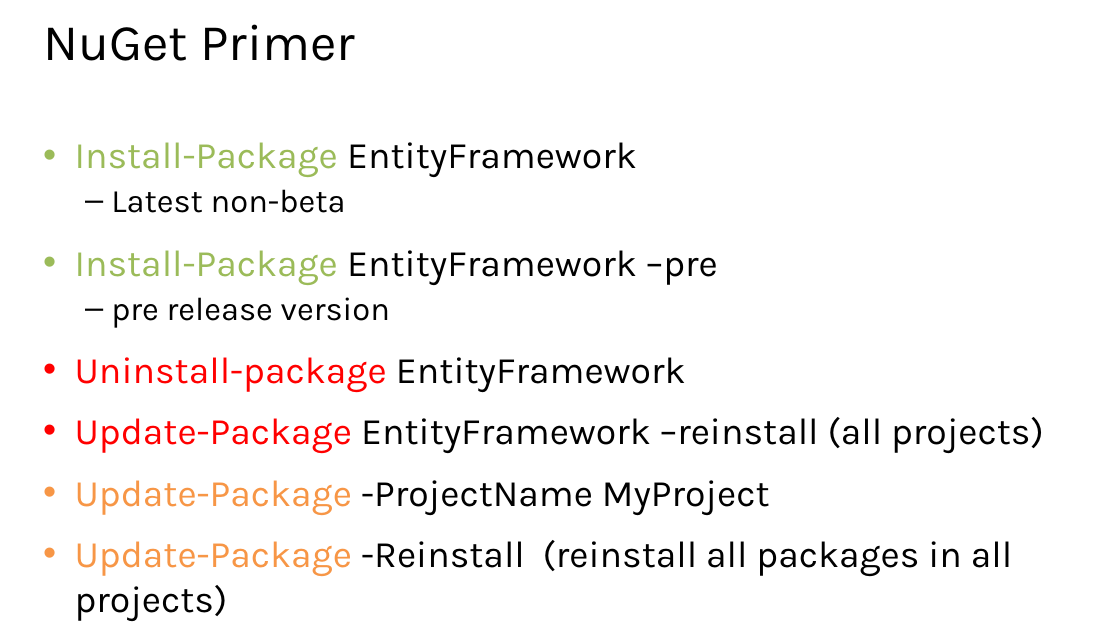
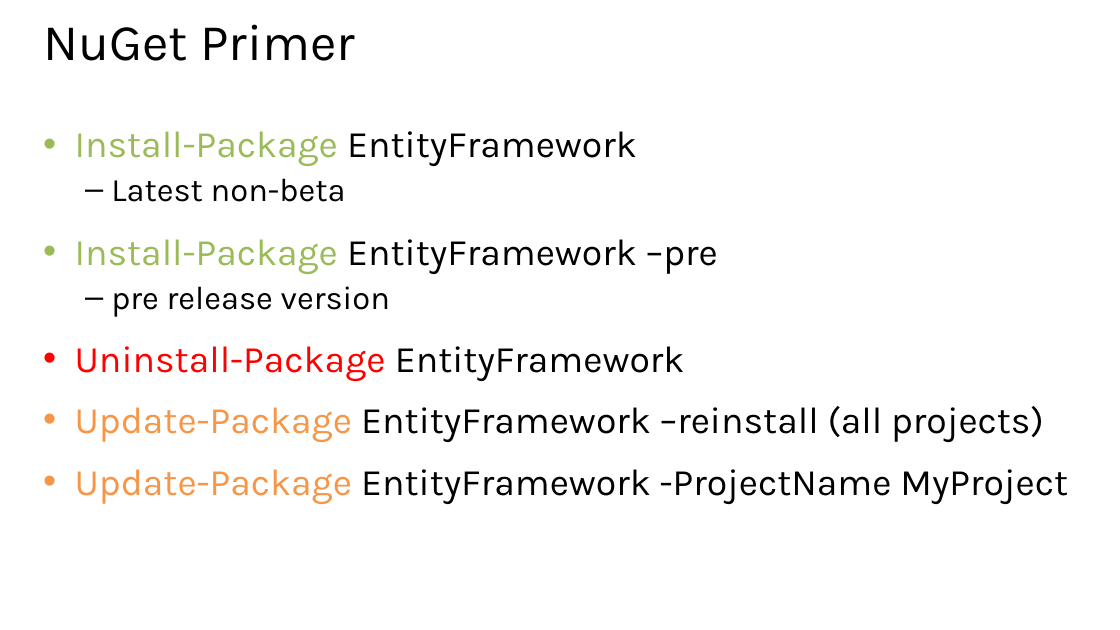
Before and after one commit to xuemiantao/EntityFramework, a slide deck: slide 12 of Slides/01 - Introduction to Entity Framework.pptx (slide 10 before the commit). Drawn at 1120x630 pixels with LibreOffice and Linux fonts; fonts in the diff are those of the drawing. Boxes give left, top, right and bottom in pixels: in the first picture for what was removed or moved away, otherwise in the second. Text is boxed around its words. In the diff, an @@ line names an element or a change of style, - is before the commit and + after.

```diff
--- a/Slides/01 - Introduction to Entity Framework.pptx
+++ b/Slides/01 - Introduction to Entity Framework.pptx
@@ text "Install-Package EntityFramework": place and size @@
-text "Install-Package EntityFramework" at <box>75,142,1044,621</box>
+text "Install-Package EntityFramework" at <box>75,131,1068,504</box>
@@ text at <box>75,346,685,382</box>: text changed @@
-• Uninstall-package EntityFramework
+• Uninstall-Package EntityFramework
@@ text at <box>75,406,1044,442</box>: text colour #FF0000 to #F79646 in "Update-Package" @@
@@ text at <box>75,469,1068,504</box>: text changed @@
-• Update-Package -ProjectName MyProject
-• Update-Package -Reinstall (reinstall all packages in all projects)
+• Update-Package EntityFramework -ProjectName MyProject
```
Also in this commit, not shown: 5 other slides changed, 3 slides added, 3 slides removed, 2 other files.
